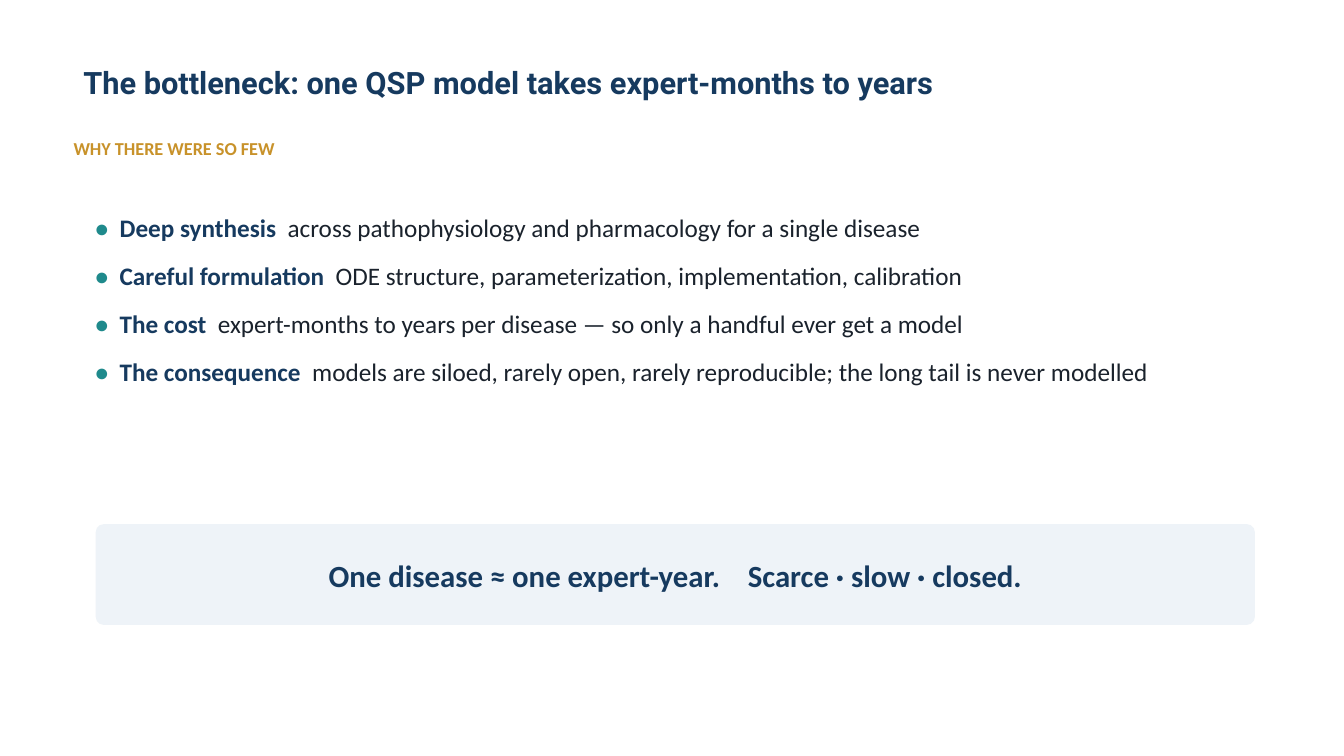
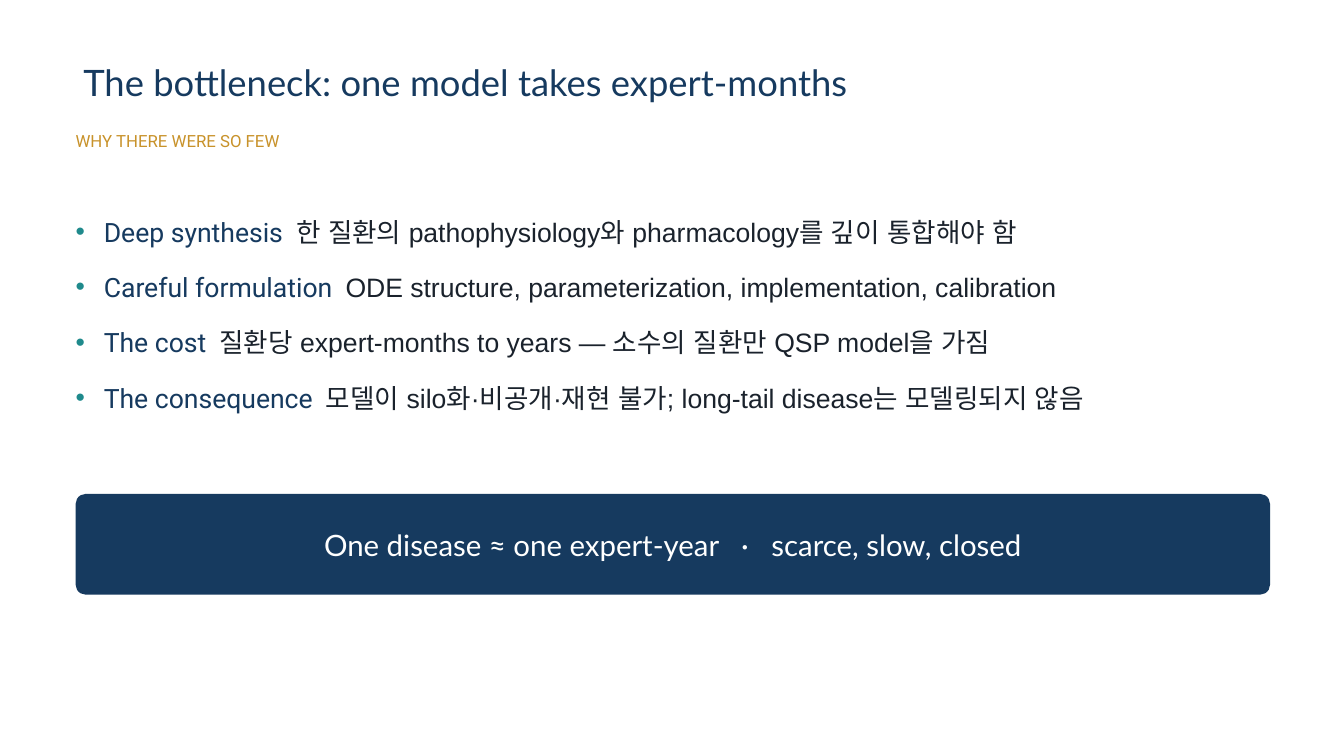
Before and after one commit to pipetcpt/qsp, a slide deck: slide 12 of presentation/2026-tox.pptx. Drawn at 1344x756 pixels with LibreOffice and Linux fonts; fonts in the diff are those of the drawing; background and template pictures are left out. Boxes give left, top, right and bottom in pixels: in the first picture for what was removed or moved away, otherwise in the second. Text is boxed around its words. In the diff, an @@ line names an element or a change of style, - is before the commit and + after.

```diff
--- a/presentation/2026-tox.pptx
+++ b/presentation/2026-tox.pptx
@@ title at [83, 69, 847, 103]: text changed; size 22 to 26 pt; font Roboto to Lato; bold off @@
-The bottleneck: one QSP model takes expert-months to years
+The bottleneck: one model takes expert-months
@@ text "WHY THERE WERE SO FEW" at [76, 135, 280, 147]: size 13 to 12 pt, font Calibri to Roboto, bold off; line spacing 1.04 to 1 @@
@@ text at [104, 219, 1084, 414]: text changed; size 18 to 19 pt; font Calibri to Arial @@
-• Deep synthesis across pathophysiology and pharmacology for a single disease
-• Careful formulation ODE structure, parameterization, implementation, calibration
-• The cost expert-months to years per disease — so only a handful ever get a model
-• The consequence models are siloed, rarely open, rarely reproducible; the long tail is never modelled
+• Deep synthesis 한 질환의 pathophysiology와 pharmacology를 깊이 통합해야 함
+• Careful formulation ODE structure, parameterization, implementation, calibration
+• The cost 질환당 expert-months to years — 소수의 질환만 QSP model을 가짐
+• The consequence 모델이 silo화·비공개·재현 불가; long-tail disease는 모델링되지 않음
@@ rounded rectangle: place and size @@
-rounded rectangle at [96, 524, 1255, 625]
+rounded rectangle at [76, 494, 1270, 595]
@@ rounded rectangle at [76, 494, 1270, 595]: fill #EEF3F8 to #163A5F; proportions changed @@
@@ text at [324, 534, 1021, 561]: text changed; size 22 to 21 pt; font Calibri to Lato; text colour #163A5F to #FFFFFF; bold off @@
-One disease ≈ one expert-year. Scarce · slow · closed.
+One disease ≈ one expert-year · scarce, slow, closed
```
Also in this commit, not shown: 24 other slides changed, 22 slides added, 23 slides removed, 52 other files.
